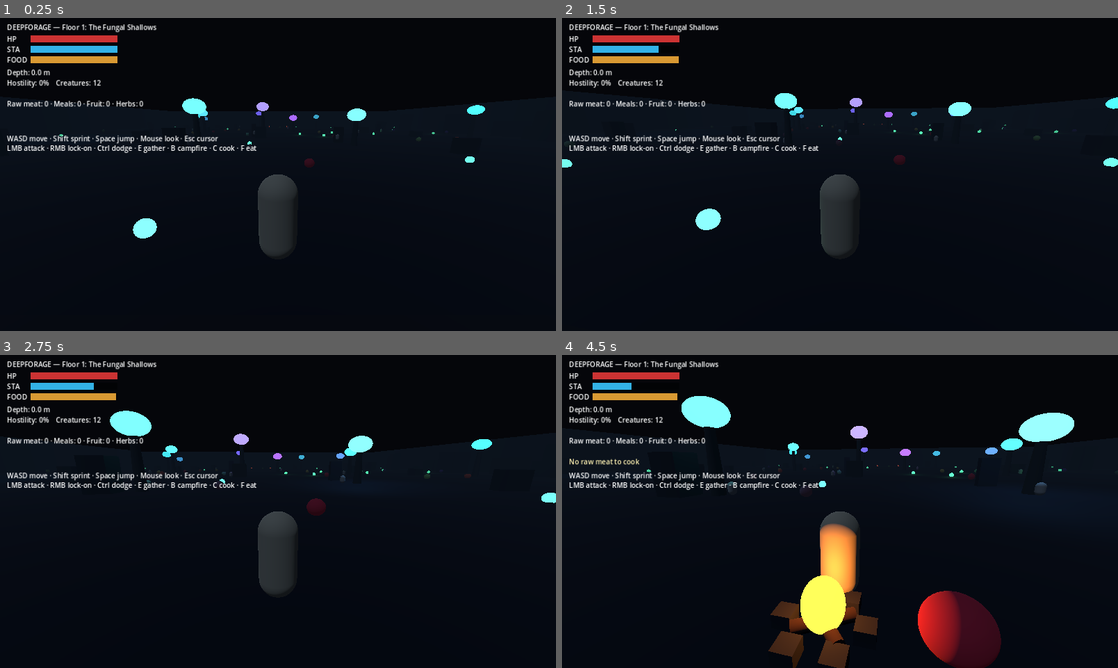
Above: before the commit, frames 1-4 (two rows, left to right).
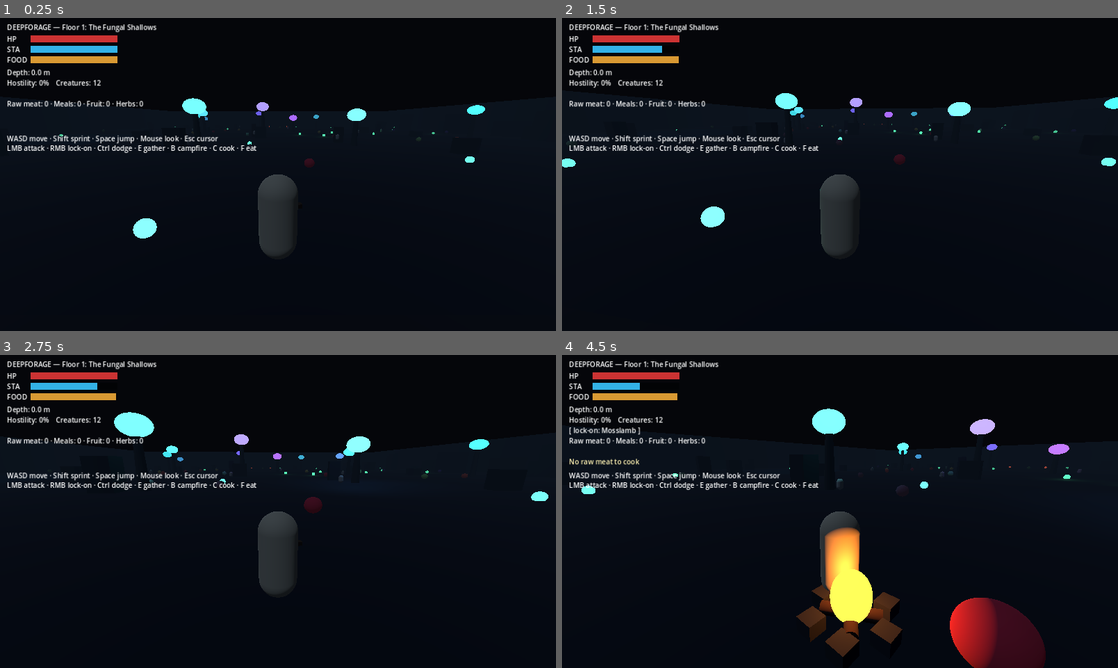
Above: after the commit, the same moments.

Repository: damienlangton70-hash/Ecosystem_dungeon
Game: Godot game, scene res://src/game/Main.tscn
Same seed, same stepped clock (60 frames per second), same inputs: the game is played once before the commit and once after it.
Inputs (mouse positions are in pixels of both pictures, inside the frame that each line leads up to):
- Up to frame 1 (0.25 s): no input
- Up to frame 2 (1.5 s): tap Enter at 0.5 s; move the mouse to (867, 174) at 0.52 s; hold W from 0.53 s (still down); tap Q at 0.6, 1.35 s; click (867, 174) at 0.67 s; tap Space at 0.77 s; move the mouse to (812, 174) at 1.27 s; click (812, 174) at 1.42 s
- Up to frame 3 (2.75 s): keep holding W; tap Space at 1.52 s; move the mouse to (289, 505) at 2.02 s; tap Ctrl at 2.1 s; click (289, 505) at 2.17 s; tap Q at 2.3 s
- Up to frame 4 (4.5 s): keep holding W; move the mouse to (834, 517) at 2.77 s; tap E at 2.85 s; click (834, 517) at 2.92 s; tap Space at 3.02, 3.77 s; tap Q at 3.05, 3.8 s; move the mouse to (878, 514) at 3.52 s; tap B at 3.6 s; click (878, 514) at 3.67 s; move the mouse to (795, 508) at 4.27 s; tap C at 4.35 s; click (795, 508) at 4.42 s

The runs differ from the first frame. In frame 2, 0.2% of the frame differs, in the area x 0-100%, y 8-68%; in frame 3, 0.5%; in frame 4, 12%, in the area x 1-94%, y 8-100%.

Commit message:
combat: light/heavy attacks, swinging blade weapon, scheduled hits; lock-on to Q

Diff:
--- a/src/player/Player.gd
+++ b/src/player/Player.gd
@@ -1,9 +1,10 @@
 class_name Player
 extends CharacterBody3D
-## Third-person controller: skill-combat core + the survival/cooking loop.
-## Hunt -> butcher -> forage -> build campfire -> cook (meat + herb/fruit) ->
-## eat a meal that restores hunger, heals, and applies timed buffs. Starvation
-## drains health; buffs (regen / stamina / defense / warmth) reward good cooking.
+## Third-person controller: skill-combat core + survival/cooking loop.
+## Combat: LMB light attack, RMB heavy attack (slower, committed, big poise
+## damage -> staggers foes), Ctrl dodge-roll with i-frames, Q lock-on. A visible
+## blade swings on attack. Survival: hunt/butcher/forage/campfire/cook/eat with
+## timed buffs; starvation drains HP.
 
 const WALK_SPEED := 4.5
 const SPRINT_SPEED := 7.5
@@ -11,10 +12,10 @@
 const MOUSE_SENS := 0.0025
 const ACCEL := 10.0
 
-const ATTACK_STAMINA := 18.0
-const ATTACK_DAMAGE := 14.0
-const ATTACK_RANGE := 2.6
-const ATTACK_TIME := 0.35
+# Attack profiles: stamina, damage, total swing time, hit delay, poise damage, reach.
+const LIGHT := {"stamina": 16.0, "damage": 14.0, "time": 0.40, "hit": 0.12, "poise": 10.0, "range": 2.6}
+const HEAVY := {"stamina": 34.0, "damage": 32.0, "time": 0.75, "hit": 0.40, "poise": 45.0, "range": 3.0}
+
 const DODGE_STAMINA := 22.0
 const DODGE_SPEED := 11.0
 const DODGE_TIME := 0.45
@@ -28,9 +29,9 @@
 var max_health := 100.0
 var health := 100.0
 
-var inventory := {"raw_meat": 0}   # item_id -> count (meat + foraged ingredients)
-var meals: Array = []              # cooked dishes ready to eat
-var active_buffs: Array = []       # [{type, mag, rem}]
+var inventory := {"raw_meat": 0}
+var meals: Array = []
+var active_buffs: Array = []
 var status_text := ""
 var _status_timer := 0.0
 
@@ -40,9 +41,13 @@
 
 var _pivot: Node3D
 var _camera: Camera3D
+var _weapon_pivot: Node3D
 var survival
 
 var _attack_timer := 0.0
+var _attack_total := 0.0
+var _attack_type := ""
+var _hit_done := true
 var _dodge_timer := 0.0
 var _iframe_timer := 0.0
 var _dodge_dir := Vector3.ZERO
@@ -54,6 +59,7 @@
     _spawn_point = global_position
     _build_body()
     _build_camera()
+    _build_weapon()
     _build_survival()
     add_to_group("player")
     Input.mouse_mode = Input.MOUSE_MODE_CAPTURED
@@ -87,6 +93,31 @@
     _camera.current = true
     _pivot.add_child(_camera)
 
+func _build_weapon() -> void:
+    _weapon_pivot = Node3D.new()
+    _weapon_pivot.position = Vector3(0.0, 1.1, 0.0)
+    add_child(_weapon_pivot)
+    var blade := MeshInstance3D.new()
+    var bmesh := BoxMesh.new()
+    bmesh.size = Vector3(0.08, 0.08, 1.15)
+    blade.mesh = bmesh
+    blade.position = Vector3(0.36, 0.0, -0.55)
+    var bmat := StandardMaterial3D.new()
+    bmat.albedo_color = Color(0.76, 0.79, 0.84)
+    bmat.metallic = 0.7
+    bmat.roughness = 0.3
+    blade.material_override = bmat
+    _weapon_pivot.add_child(blade)
+    var hilt := MeshInstance3D.new()
+    var hmesh := BoxMesh.new()
+    hmesh.size = Vector3(0.30, 0.09, 0.09)
+    hilt.mesh = hmesh
+    hilt.position = Vector3(0.36, 0.0, -0.02)
+    var hmat := StandardMaterial3D.new()
+    hmat.albedo_color = Color(0.30, 0.22, 0.14)
+    hilt.material_override = hmat
+    _weapon_pivot.add_child(hilt)
+
 func _build_survival() -> void:
     var script := load("res://src/systems/survival/SurvivalStats.gd")
     survival = script.new()
@@ -122,13 +153,15 @@
         _pivot.rotation.x = _pitch
     elif event is InputEventMouseButton and event.pressed:
         if event.button_index == MOUSE_BUTTON_LEFT:
-            _try_attack()
+            _try_attack("light")
         elif event.button_index == MOUSE_BUTTON_RIGHT:
-            _toggle_lock()
+            _try_attack("heavy")
     elif event is InputEventKey and event.pressed and not event.echo:
         match event.keycode:
             KEY_CTRL:
                 _try_dodge()
+            KEY_Q:
+                _toggle_lock()
             KEY_E:
                 _collect()
             KEY_B:
@@ -156,12 +189,19 @@
     return best
 
 # ---------- combat ----------
-func _try_attack() -> void:
+func _try_attack(kind: String) -> void:
     if is_attacking() or is_dodging():
         return
-    if survival == null or not survival.use_stamina(ATTACK_STAMINA):
-        return
-    _attack_timer = ATTACK_TIME
+    var a: Dictionary = HEAVY if kind == "heavy" else LIGHT
+    if survival == null or not survival.use_stamina(a["stamina"]):
+        return
+    _attack_type = kind
+    _attack_total = a["time"]
+    _attack_timer = a["time"]
+    _hit_done = false
+
+func _do_hit() -> void:
+    var a: Dictionary = HEAVY if _attack_type == "heavy" else LIGHT
     var origin := global_position
     var fwd := -global_transform.basis.z
     for c in get_tree().get_nodes_in_group("creatures"):
@@ -169,9 +209,21 @@
             continue
         var to: Vector3 = c.global_position - origin
         to.y = 0.0
-        if to.length() <= ATTACK_RANGE and fwd.dot(to.normalized()) > 0.35:
+        if to.length() <= a["range"] and fwd.dot(to.normalized()) > 0.30:
             if c.has_method("take_damage"):
-                c.take_damage(ATTACK_DAMAGE)
+                c.take_damage(a["damage"], a["poise"])
+
+func _update_weapon() -> void:
+    if _weapon_pivot == null:
+        return
+    if is_attacking() and _attack_total > 0.0:
+        var prog := 1.0 - (_attack_timer / _attack_total)
+        if _attack_type == "heavy":
+            _weapon_pivot.rotation = Vector3(lerpf(-2.0, 1.1, prog), 0.0, 0.0)
+        else:
+            _weapon_pivot.rotation = Vector3(0.0, lerpf(1.1, -1.1, prog), 0.0)
+    else:
+        _weapon_pivot.rotation = _weapon_pivot.rotation.lerp(Vector3(0.15, 0.25, 0.0), 0.2)
 
 func _try_dodge() -> void:
     if is_dodging():
@@ -325,6 +377,14 @@
     _iframe_timer = maxf(_iframe_timer - delta, 0.0)
     _hitstun = maxf(_hitstun - delta, 0.0)
     _tick_buffs(delta)
+
+    if is_attacking() and not _hit_done:
+        var a: Dictionary = HEAVY if _attack_type == "heavy" else LIGHT
+        if _attack_total - _attack_timer >= a["hit"]:
+            _do_hit()
+            _hit_done = true
+    _update_weapon()
+
     if _status_timer > 0.0:
         _status_timer -= delta
         if _status_timer <= 0.0:
